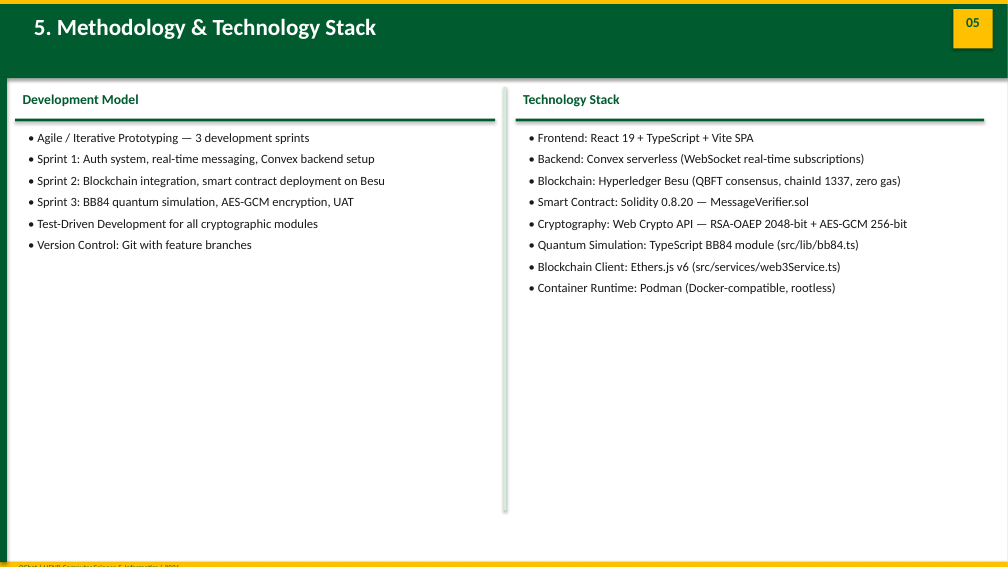
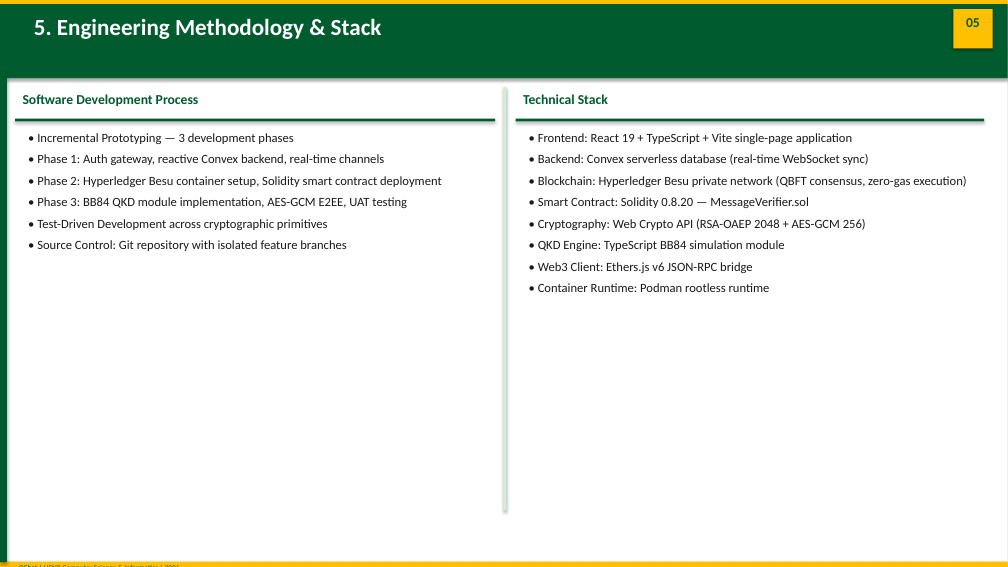
Before and after one commit to joseph-nok/Qchat, a slide deck: slide 7 of Documentation/presentation.pptx. Drawn at 1008x567 pixels with LibreOffice and Linux fonts; fonts in the diff are those of the drawing. Boxes give left, top, right and bottom in pixels: in the first picture for what was removed or moved away, otherwise in the second. Text is boxed around its words. In the diff, an @@ line names an element or a change of style, - is before the commit and + after.

Commit message:
refactor: update documentation and improve setup instructions
- Removed outdated Documentation.zip file.
- Enhanced clarity and detail in the build_presentation.py and build_setup_doc.py scripts, including updated bullet points and section headings for better readability.
- Updated chain_data.json with the latest blockchain state, reflecting changes in lastUpdated and currentBlock values.
- Made various adjustments across multiple documentation files to ensure consistency and accuracy.

```diff
--- a/Documentation/presentation.pptx
+++ b/Documentation/presentation.pptx
@@ text at [34, 18, 382, 39]: text changed @@
-5. Methodology & Technology Stack
+5. Engineering Methodology & Stack
@@ text at [23, 94, 199, 106]: text changed @@
-Development Model
+Software Development Process
@@ text at [523, 94, 608, 104]: text changed @@
-Technology Stack
+Technical Stack
@@ text at [37, 133, 442, 251]: text changed @@
-• Agile / Iterative Prototyping — 3 development sprints
-• Sprint 1: Auth system, real-time messaging, Convex backend setup
-• Sprint 2: Blockchain integration, smart contract deployment on Besu
-• Sprint 3: BB84 quantum simulation, AES-GCM encryption, UAT
-• Test-Driven Development for all cryptographic modules
-• Version Control: Git with feature branches
+• Incremental Prototyping — 3 development phases
+• Phase 1: Auth gateway, reactive Convex backend, real-time channels
+• Phase 2: Hyperledger Besu container setup, Solidity smart contract deployment
+• Phase 3: BB84 QKD module implementation, AES-GCM E2EE, UAT testing
+• Test-Driven Development across cryptographic primitives
+• Source Control: Git repository with isolated feature branches
@@ text at [538, 133, 966, 187]: text changed @@
-• Frontend: React 19 + TypeScript + Vite SPA
-• Backend: Convex serverless (WebSocket real-time subscriptions)
-• Blockchain: Hyperledger Besu (QBFT consensus, chainId 1337, zero gas)
+• Frontend: React 19 + TypeScript + Vite single-page application
+• Backend: Convex serverless database (real-time WebSocket sync)
+• Blockchain: Hyperledger Besu private network (QBFT consensus, zero-gas execution)
@@ text at [538, 219, 866, 292]: text changed @@
-• Cryptography: Web Crypto API — RSA-OAEP 2048-bit + AES-GCM 256-bit
-• Quantum Simulation: TypeScript BB84 module (src/lib/bb84.ts)
-• Blockchain Client: Ethers.js v6 (src/services/web3Service.ts)
-• Container Runtime: Podman (Docker-compatible, rootless)
+• Cryptography: Web Crypto API (RSA-OAEP 2048 + AES-GCM 256)
+• QKD Engine: TypeScript BB84 simulation module
+• Web3 Client: Ethers.js v6 JSON-RPC bridge
+• Container Runtime: Podman rootless runtime
```
Also in this commit, not shown: 8 other slides changed, 14 other files.
